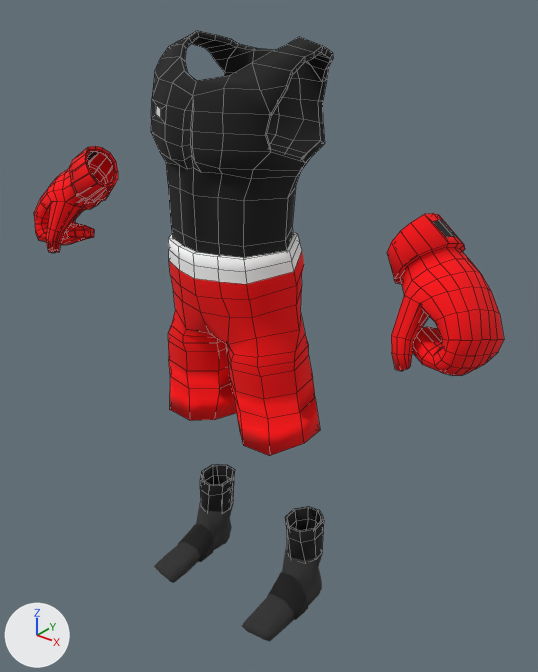
Before and after pictures for a commit that changed the FBX model Assets/Models/Outfits/Boxing/Boxing_1.fbx.
One viewpoint serves both versions: a 50 mm camera at (1.72, -1.97, 2.47) aimed at (0.07, 0.09, 1.19). Lighting does not change. The marker at lower left points along +X, +Y and +Z. Mesh edges are drawn as thin lines on the coarser meshes.

In view in the first picture: 'Left Boxing Glove', 'Right Boxing Glove', 'Shoes', 'Shorts', 'Socks', 'Tank Top'.
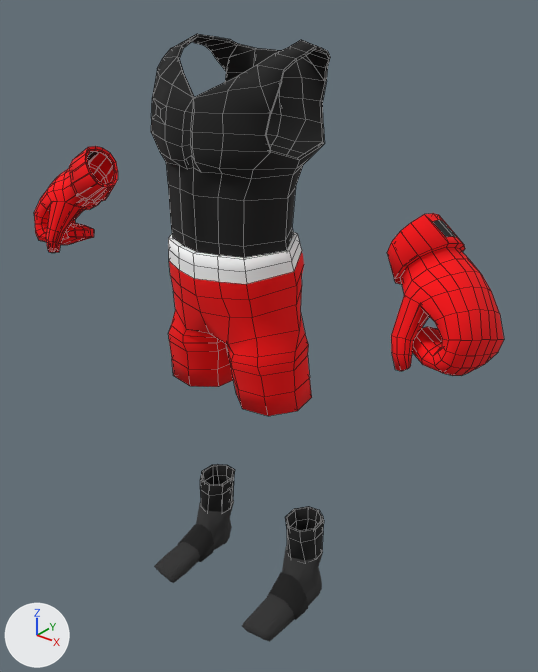
Location of each change, (x1, y1, x2, y2) in pixels of the pictures (538 x 672 px; the box of a moved part takes in the faces that stretch with it):
'Tank Top', reshaped
    before: (151, 30, 333, 258)
    after: (151, 34, 330, 258)
'Shorts', reshaped (18% shorter)
    before: (168, 232, 320, 456)
    after: (168, 232, 312, 416)
part 1 of me_cylinder_007, moved or reshaped
    before: (151, 30, 333, 197)
    after: (151, 34, 330, 197)
part 2 of me_cylinder_007, recoloured
    both: (156, 105, 161, 118)
part 3 of me_cylinder_006, cut back
    before: (168, 333, 320, 456)
    after: (169, 334, 312, 416)

The edits, one by one:
me_cylinder_007 is used by ob_tank_top; location (0.0, 0.0, 1.337).
me_cylinder_007 had 316 vertices, 324 faces and spanned x -0.298..0.299, y -0.239..0.262, z 0.215..0.957.
me_cylinder_007 now has 314 vertices, 324 faces and spans x -0.282..0.275, y -0.239..0.262, z 0.215..0.948.
Part 1, on me_cylinder_007:
4 vertices are removed from x 0.0, y -0.202..-0.166, z 0.779..0.831.
14 faces are deleted.
5 vertices in x -0.123..0.124, y -0.234..-0.2, z 0.683..0.747 move by (0.0, 0.0, -0.002).
3 vertices in x 0.0, y -0.201..-0.198, z 0.316..0.68 move by (0.0, -0.01, 0.0).
3 vertices in x -0.221..-0.148, y -0.177..-0.129, z 0.699..0.728 move by (-0.004, -0.009, 0.002).
199 vertices move from x -0.298..0.299, y -0.221..0.243, z 0.216..0.957 to x -0.282..0.275, y -0.229..0.252, z 0.215..0.948.
2 vertices are added at (0.001, -0.202, 0.782), (0.001, -0.193, 0.778).
14 new faces join them.
me_cylinder_007 part 2: 2 faces spanning x -0.229..-0.152, y -0.198..-0.138, z 0.7..0.732 switch from mat_tank_top2 (white #e7e7e7) to mat_tank_top (black #1a1a1a).
me_cylinder_006 is used by ob_shorts; location (0.0, 0.0, 1.337).
me_cylinder_006 had 412 vertices, 410 faces and spanned x -0.345..0.345, y -0.235..0.214, z -0.498..0.292.
me_cylinder_006 now has 376 vertices, 370 faces and spans x -0.312..0.312, y -0.235..0.214, z -0.339..0.292.
Part 3, on me_cylinder_006:
54 vertices are removed from x -0.345..0.345, y -0.154..0.175, z -0.498..-0.341.
78 faces are deleted.
18 vertices in x -0.282..0.282, y -0.167..0.13, z -0.129..-0.125 move by (0.0, 0.0, 0.001).
98 vertices move from x -0.325..0.325, y -0.179..0.159, z -0.34..-0.161 to x -0.312..0.312, y -0.175..0.146, z -0.339..-0.16.
18 vertices are added at x -0.293..0.293, y -0.128..0.127, z -0.336..-0.334.
38 new faces join them, mat_shorts1 (red #ff0003).
